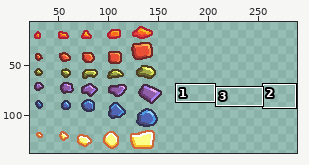
Pixel-art file -- src/mission/mineral/assets/drops.aseprite. The first picture is a wide view before the edit; the outline marks the close-up.
Close-up. Before the edit:
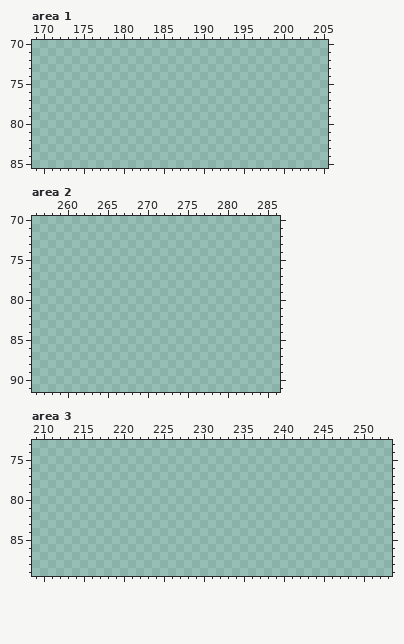
320x180 pixels, 1 frame. Shown: area 1: x 169..205, y 70..85; area 2: x 256..286, y 70..91; area 3: x 209..253, y 73..89. The wide view leaves out empty margins.
The result:
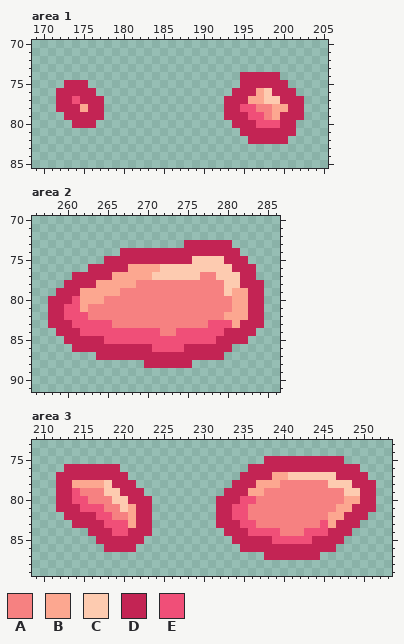
Palette (. is transparent): A #f68181  B #fca790  C #fdcbb0  D #c32454  E #f04f78
The exact change:
--- area 1
@@ x 169..205 @@
 73 .....................................
-74 .....................................
-75 .....................................
-76 .....................................
-77 .....................................
-78 .....................................
-79 .....................................
-80 .....................................
-81 .....................................
-82 .....................................
+74 ..........................DDDDD......
+75 ....DDD...................DDDDDD.....
+76 ...DDDDD.................DDDBCDDD....
+77 ...DDEDDD...............DDDBBCCDDD...
+78 ...DDDBDD...............DDEEAABBDD...
+79 ....DDDDD...............DDDEEABDDD...
+80 .....DDD.................DDDEEEDD....
+81 ..........................DDDDDDD....
+82 ...........................DDDDD.....
 83 .....................................
--- area 2
@@ x 256..286 @@
 72 ...............................
-73 ...............................
-74 ...............................
-75 ...............................
-76 ...............................
-77 ...............................
-78 ...............................
-79 ...............................
-80 ...............................
-81 ...............................
-82 ...............................
-83 ...............................
-84 ...............................
-85 ...............................
-86 ...............................
-87 ...............................
-88 ...............................
+73 ...................DDDDDD......
+74 ...........DDDDDDDDDDDDDDD.....
+75 .........DDDDDDDDDDDCCCCDDD....
+76 .......DDDDDBBBBCCCCCCCCCDDD...
+77 .....DDDDDBBBBBCCCCCCAACCCDD...
+78 ....DDDDBBBBBAAAAAAAAAAACCDDD..
+79 ...DDDBBBBBAAAAAAAAAAAAACBBDD..
+80 ..DDDEBBBAAAAAAAAAAAAAAAABBDD..
+81 ..DDEEBAAAAAAAAAAAAAAAAAABBDD..
+82 ..DDEEEAAAAAAAAAAAAAAAAABBBDD..
+83 ..DDDEEEEEAAAAAAAAAAAAEEEBDDD..
+84 ...DDDEEEEEEEEEEAAEEEEEEDDDD...
+85 ....DDDDDEEEEEEEEEEEEEEDDDD....
+86 .....DDDDDDDDDDEEEEDDDDDD......
+87 ........DDDDDDDDDDDDDDDD.......
+88 ..............DDDDDD...........
 89 ...............................
--- area 3
@@ x 209..253 @@
 74 .............................................
-75 .............................................
-76 .............................................
-77 .............................................
-78 .............................................
-79 .............................................
-80 .............................................
-81 .............................................
-82 .............................................
-83 .............................................
-84 .............................................
-85 .............................................
-86 .............................................
-87 .............................................
+75 .............................DDDDDDDDDD......
+76 ....DDDDDDD................DDDDDDDDDDDDDD....
+77 ...DDDDDDDDD..............DDDDBBCCCCCCDDDD...
+78 ...DDBBBBCDDD............DDDBBBAAAAAACCCDDD..
+79 ...DDEAAACCDDD..........DDDBBAAAAAAAAAACCDD..
+80 ...DDEEAAACCDDD........DDDEEAAAAAAAAAAABBDD..
+81 ...DDDEEEAACBDD........DDEEAAAAAAAAAAABBDDD..
+82 ....DDDDEEAABDD........DDEEAAAAAAAAAABBDDD...
+83 .....DDDDEEEBDD........DDDEEAAAAAAAAEBDDD....
+84 .......DDDEEDDD.........DDDEEEEAAAEEEDDD.....
+85 ........DDDDDD...........DDDDDEEEEEDDDD......
+86 .........DDDD.............DDDDDDDDDDDD.......
+87 .............................DDDDDDD.........
 88 .............................................
